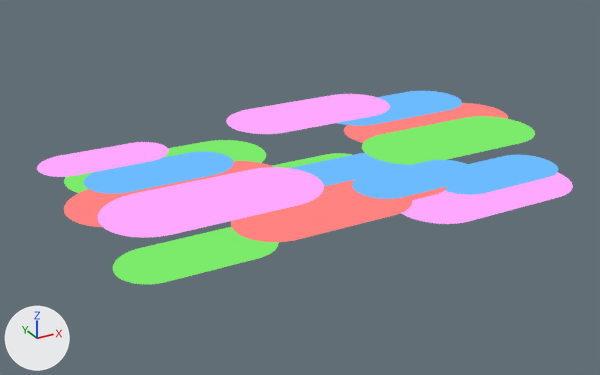
What one commit did to the Blender file compiler/transition.blend.
One viewpoint serves both versions: a 50 mm lens placed at (-6.46, -11.21, 5.26), pointed at (-0.23, 0.11, -0.4). The lights are fixed; the arrows at lower left show +X, +Y and +Z. Both versions are drawn at frame 12 of the action 'Circle.010Action'; the numbers are the values there.
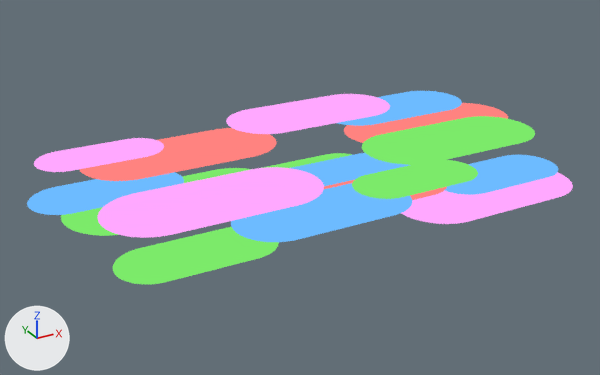
What differs and where, as boxes [x1, y1, x2, y2] in the pictures (600 x 375 px):
```json
{"object": "Circle", "change": "moved", "before": [64, 161, 273, 227], "after": [79, 128, 277, 181]}
{"object": "Circle.008", "change": "moved", "before": [84, 152, 233, 194], "after": [27, 172, 184, 215]}
{"object": "Circle.009", "change": "recoloured", "before": [231, 183, 412, 242], "after": [231, 183, 412, 242], "on screen": "pink to blue"}
{"object": "Circle.006", "change": "moved", "before": [37, 142, 169, 177], "after": [34, 138, 164, 172]}
{"object": "Circle.014", "change": "recoloured", "before": [352, 160, 478, 199], "after": [352, 160, 478, 199], "on screen": "blue to green"}
{"object": "Circle.010", "change": "moved", "before": [64, 140, 266, 193], "after": [61, 168, 251, 236]}
```

Edits to the scene script, one JSON object a line:
```json
{"block": "me_circle_009", "where": "me_circle_009.from_pydata(...)  # 128 vertices, 1 face; spans x -2.5..1.0, y -2.91..1.0, z 0.0"}
{"op": "remove", "block": "me_circle_009", "code": "me_circle_009.materials.append(mat_red)  # pink #ff8380"}
{"op": "add", "block": "me_circle_009", "code": "me_circle_009.materials.append(mat_blue)  # blue #6dbbff"}
{"block": "me_circle_015", "where": "me_circle_015.from_pydata(...)  # 128 vertices, 1 face; spans x -2.5..1.0, y -2.91..1.0, z 0.0"}
{"op": "remove", "block": "me_circle_015", "code": "me_circle_015.materials.append(mat_blue)  # blue #6dbbff"}
{"op": "add", "block": "me_circle_015", "code": "me_circle_015.materials.append(mat_green)  # green #7cea6a"}
{"op": "set", "path": "ob_circle.location", "old": "(-3.38, 0.0, 0.04)", "new": "(-2.75, 1.54, 0.04)"}
{"op": "set", "path": "ob_circle_006.location", "old": "(-2.58, 1.37, 0.25)", "new": "(-2.58, 1.59, 0.25)"}
{"op": "set", "path": "ob_circle_008.location", "old": "(-1.75, 0.79, 0.09)", "new": "(-2.64, 0.79, -0.06)"}
{"op": "set", "path": "ob_circle_010.location", "old": "(-1.07, 1.48, -0.14)", "new": "(-1.46, 0.14, -0.14)"}
```
